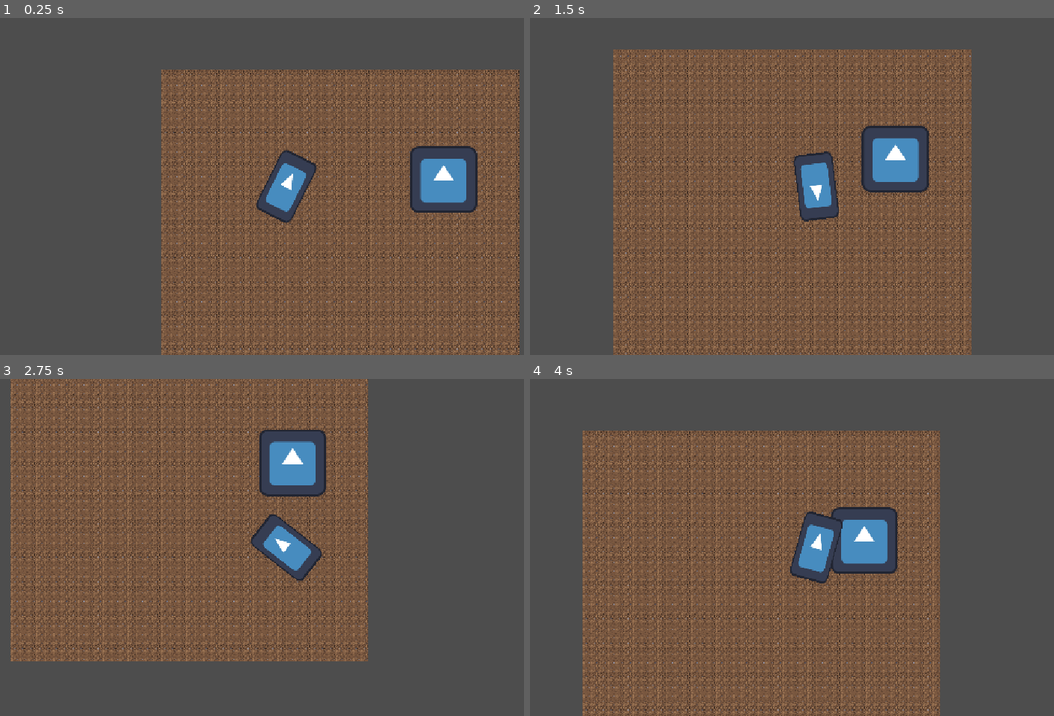
Above: before the commit, frames 1-4 (two rows, left to right).
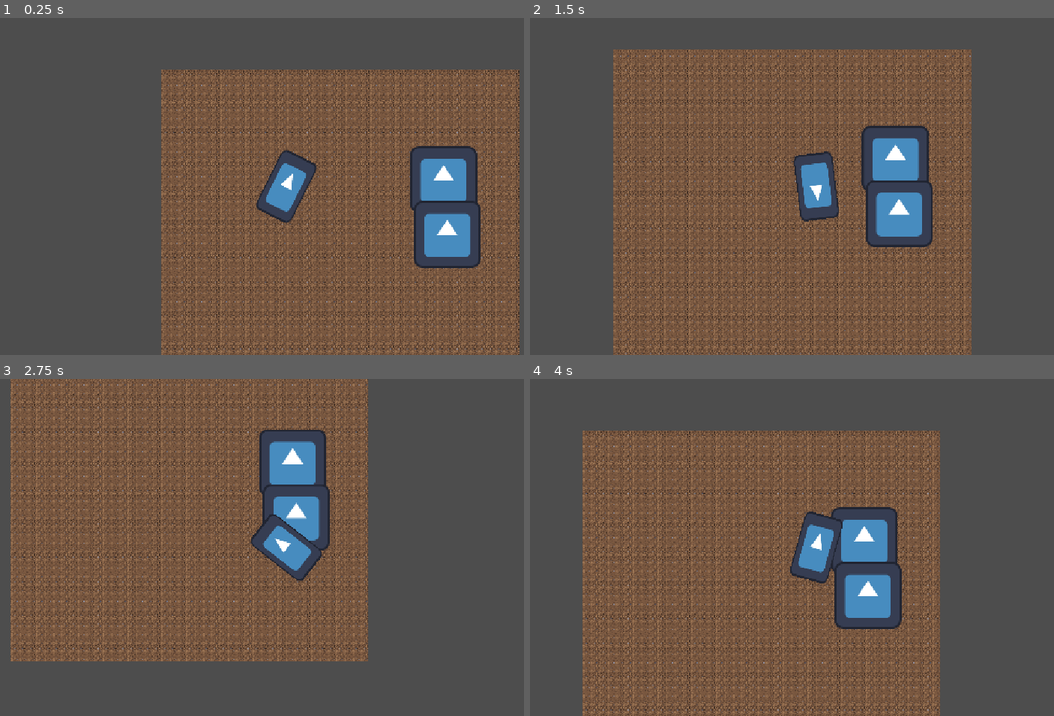
Above: after the commit, the same moments.

Repository: nextPixellabs7/Boceto1
Game: Godot game, scene res://Escenas/main.tscn
Two runs of this game, one before a commit and one after it. Both use one fixed random seed, a clock stepped at 60 frames per second and the inputs below. The engine's default icon, where the game draws it, is replaced by a stand-in: a white triangle on a blue panel in a dark square.
Inputs (mouse positions are in pixels of both pictures, inside the frame that each line leads up to):
- Up to frame 1 (0.25 s): no input
- Up to frame 2 (1.5 s): tap Enter at 0.5 s; move the mouse to (949, 169) at 0.52 s; hold D (move_right) 0.53-1.28 s; click (949, 169) at 0.6 s; move the mouse to (697, 203) at 1.27 s; hold S (move_down) from 1.28 s (still down); click (697, 203) at 1.35 s
- Up to frame 3 (2.75 s): move the mouse to (345, 473) at 2.02 s; release S (move_down) at 2.03 s; hold D (move_right) from 2.03 s (still down); tap 3 (weapon_axe) at 2.1 s; click (345, 473) at 2.3 s
- Up to frame 4 (4 s): move the mouse to (786, 614) at 2.77 s; release D (move_right) at 2.78 s; hold W (move_up) 2.78-3.53 s; tap 2 (weapon_dagger) at 2.85 s; click (786, 614) at 3.05 s; move the mouse to (996, 598) at 3.52 s; hold A (move_left) from 3.53 s (still down); tap 1 (weapon_sword) at 3.6 s; click (996, 598) at 3.8 s

The runs differ from the first frame. In frame 1, 2.3% of the frame differs, in the area x 78-92%, y 54-75%; in frame 2, 2.2%; in frame 3, 1.5%; in frame 4, 2.3%, in the area x 58-71%, y 54-75%.

Commit message:
limpieza de codigo
limpie el codigo un poco

Diff:
--- a/Escenas/main.tscn
+++ b/Escenas/main.tscn
@@ -294,3 +294,6 @@
 
 [node name="Dummy" parent="." unique_id=840180630 instance=ExtResource("48_3xwt8")]
 position = Vector2(302, -13)
+
+[node name="Dummy2" parent="." unique_id=459626527 instance=ExtResource("48_3xwt8")]
+position = Vector2(309, 92)
--- a/Escenas/player.tscn
+++ b/Escenas/player.tscn
@@ -8,7 +8,7 @@
 height = 126.0
 
 [sub_resource type="RectangleShape2D" id="RectangleShape2D_g4v7s"]
-size = Vector2(95, 20)
+size = Vector2(94.5, 20)
 
 [node name="Player" type="CharacterBody2D" unique_id=2052637104]
 z_index = 1
@@ -28,5 +28,5 @@
 collision_mask = 255
 
 [node name="CollisionShape2D" type="CollisionShape2D" parent="AttackHitbox" unique_id=523663149]
-position = Vector2(84.5, 0)
+position = Vector2(47.25, 0)
 shape = SubResource("RectangleShape2D_g4v7s")
--- a/scripts/dummy.gd
+++ b/scripts/dummy.gd
@@ -1,15 +1,11 @@
 extends CharacterBody2D
 
-@export var health: int = 100
-
+@export var health: int = 200
 
 func take_damage(damage: int):
 	print("RECIBÍ DAÑO: ", damage)
 
 	health -= damage
-
-	print("VIDA RESTANTE: ", health)
-
 	if health <= 0:
 		print("ENEMIGO MUERTO")
 		queue_free()
--- a/scripts/player.gd
+++ b/scripts/player.gd
@@ -16,6 +16,7 @@
 var can_attack: bool = true
 
 @export var combo_time: float = 0.8
+@export var attack_distance: float = 50.0
 
 func _physics_process(delta: float) -> void:
 	var direction := Input.get_vector("move_left","move_right","move_up","move_down")
@@ -25,23 +26,17 @@
 
 	# Mirar hacia el mouse
 	look_at(get_global_mouse_position())
-
+	attack_hitbox.position = Vector2(attack_distance, 0)
 
 	# =========================
 	# TEMPORIZADOR DEL COMBO
-	# =========================
-
 	if combo_timer > 0:
 		combo_timer -= delta
-
 		if combo_timer <= 0:
 			combo_step = 0
 
-
 	# =========================
 	# CAMBIAR ARMA
-	# =========================
-
 	if Input.is_action_just_pressed("weapon_sword"):
 		current_weapon = "sword"
 		combo_step = 0
@@ -63,17 +58,13 @@
 		update_hitbox()
 		print("Gran hacha equipada")
 
-
 	# =========================
 	# ATAQUE
-	# =========================
-
 	if Input.is_action_just_pressed("attack") and can_attack:
 		attack()
 
 func attack():
 	can_attack = false
-
 	var damage = 0
 	var max_combo = 1
 	var attack_delay = 0.15
@@ -81,10 +72,7 @@
 
 	# =========================
 	# CONFIGURAR ARMA
-	# =========================
-
 	match current_weapon:
-
 		"sword":
 			damage = sword_damage
 			max_combo = 3
@@ -105,10 +93,7 @@
 
 	# =========================
 	# AVANZAR COMBO
-	# =========================
-
 	combo_step += 1
-
 	if combo_step > max_combo:
 		combo_step = 1
 
@@ -116,20 +101,13 @@
 
 	# =========================
 	# ACTIVAR HITBOX
-	# =========================
-
 	attack_hitbox.monitoring = true
-
 	await get_tree().physics_frame
-
 	var bodies = attack_hitbox.get_overlapping_bodies()
-
 	print("Cuerpos detectados: ", bodies.size())
 
 	for body in bodies:
-
 		print("Detectado: ", body.name)
-
 		if body.has_method("take_damage"):
 			body.take_damage(damage)
 
@@ -138,41 +116,27 @@
 
 	# =========================
 	# ESPERA ENTRE GOLPES
-	# =========================
-
 	await get_tree().create_timer(attack_delay).timeout
 
 	# =========================
 	# FIN DEL COMBO
-	# =========================
-
 	if combo_step == max_combo:
-
 		print("FIN DEL COMBO")
 
 		# Descanso después del combo
 		await get_tree().create_timer(cooldown).timeout
-
 		combo_step = 0
 		combo_timer = 0
-
 	else:
-
 		# Tiempo disponible para continuar el combo
 		combo_timer = combo_time
-
 	can_attack = true
 
-
 func update_hitbox():
-
 	match current_weapon:
-
 		"sword":
 			attack_shape.shape.size = Vector2(80, 40)
-
 		"dagger":
 			attack_shape.shape.size = Vector2(50, 25)
-
 		"axe":
 			attack_shape.shape.size = Vector2(120, 60)
